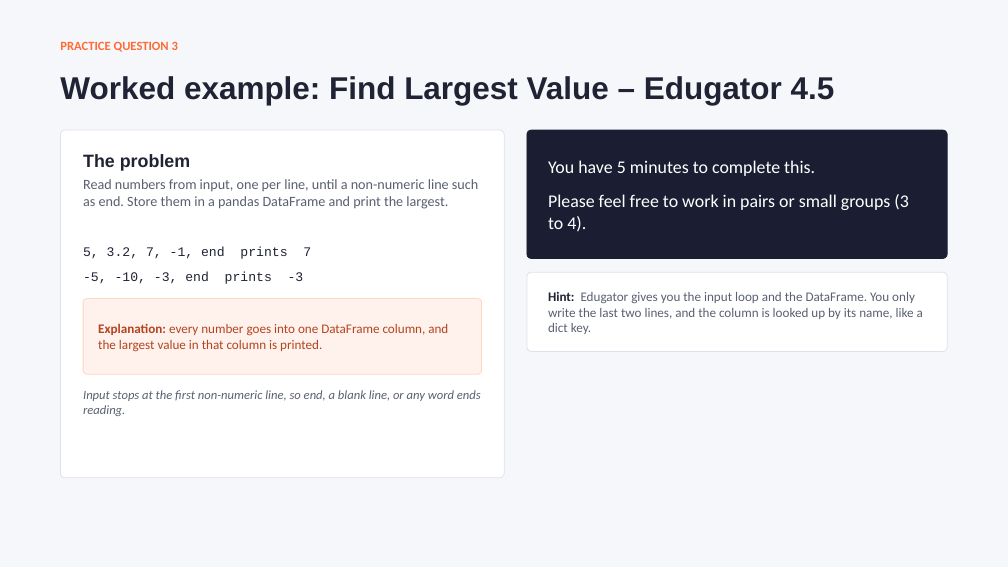
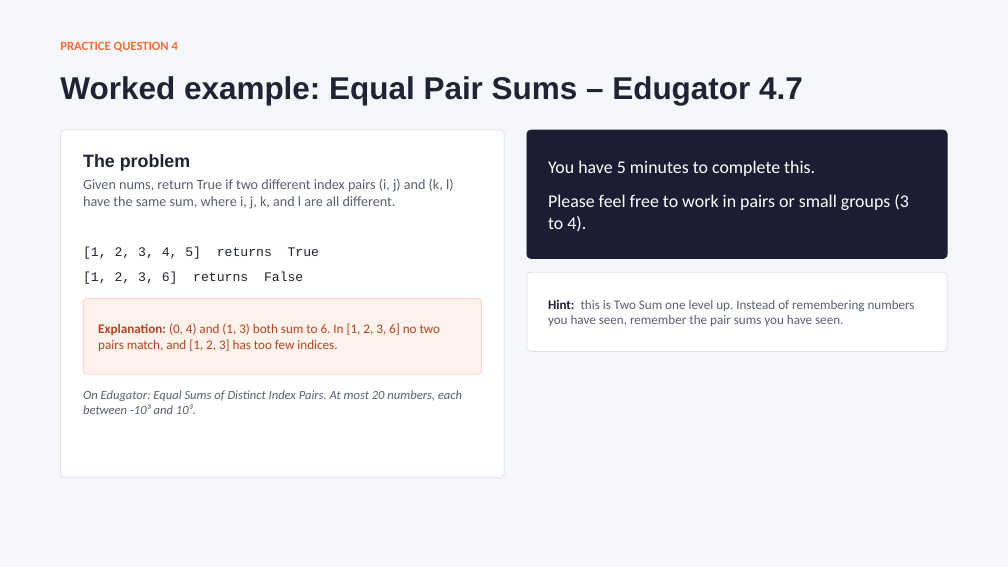
Before and after one commit to kapooramanpreet/TechnicalInterview101, a slide deck: slide 21 of assets/slides/Technical_Interview_101_Hash Tables.pptx (slide 18 before the commit). Drawn at 1008x567 pixels with LibreOffice and Linux fonts; fonts in the diff are those of the drawing. Boxes give left, top, right and bottom in pixels: in the first picture for what was removed or moved away, otherwise in the second. Text is boxed around its words. In the diff, an @@ line names an element or a change of style, - is before the commit and + after.

```diff
--- a/assets/slides/Technical_Interview_101_Hash Tables.pptx
+++ b/assets/slides/Technical_Interview_101_Hash Tables.pptx
@@ text at <box>60,41,178,52</box>: text changed @@
-PRACTICE QUESTION 3
+PRACTICE QUESTION 4
@@ title at <box>60,76,803,105</box>: text changed @@
-Worked example: Find Largest Value – Edugator 4.5
+Worked example: Equal Pair Sums – Edugator 4.7
@@ text at <box>83,179,454,209</box>: text changed @@
-Read numbers from input, one per line, until a non-numeric line such as end. Store them in a pandas DataFrame and print the largest.
+Given nums, return True if two different index pairs (i, j) and (k, l) have the same sum, where i, j, k, and l are all different.
@@ text at <box>83,247,319,259</box>: text changed @@
-5, 3.2, 7, -1, end prints 7
+[1, 2, 3, 4, 5] returns True
@@ text at <box>83,271,303,284</box>: text changed @@
--5, -10, -3, end prints -3
+[1, 2, 3, 6] returns False
@@ text at <box>98,323,441,351</box>: text changed @@
-Explanation: every number goes into one DataFrame column, and the largest value in that column is printed.
+Explanation: (0, 4) and (1, 3) both sum to 6. In [1, 2, 3, 6] no two pairs match, and [1, 2, 3] has too few indices.
@@ text at <box>548,300,915,326</box>: text changed @@
-Hint: Edugator gives you the input loop and the DataFrame. You only write the last two lines, and the column is looked up by its name, like a dict key.
+Hint: this is Two Sum one level up. Instead of remembering numbers you have seen, remember the pair sums you have seen.
@@ text at <box>83,390,462,414</box>: text changed @@
-Input stops at the first non-numeric line, so end, a blank line, or any word ends reading.
+On Edugator: Equal Sums of Distinct Index Pairs. At most 20 numbers, each between -10³ and 10³.
```
Also in this commit, not shown: 10 other slides changed, 6 slides added, 3 slides removed.
